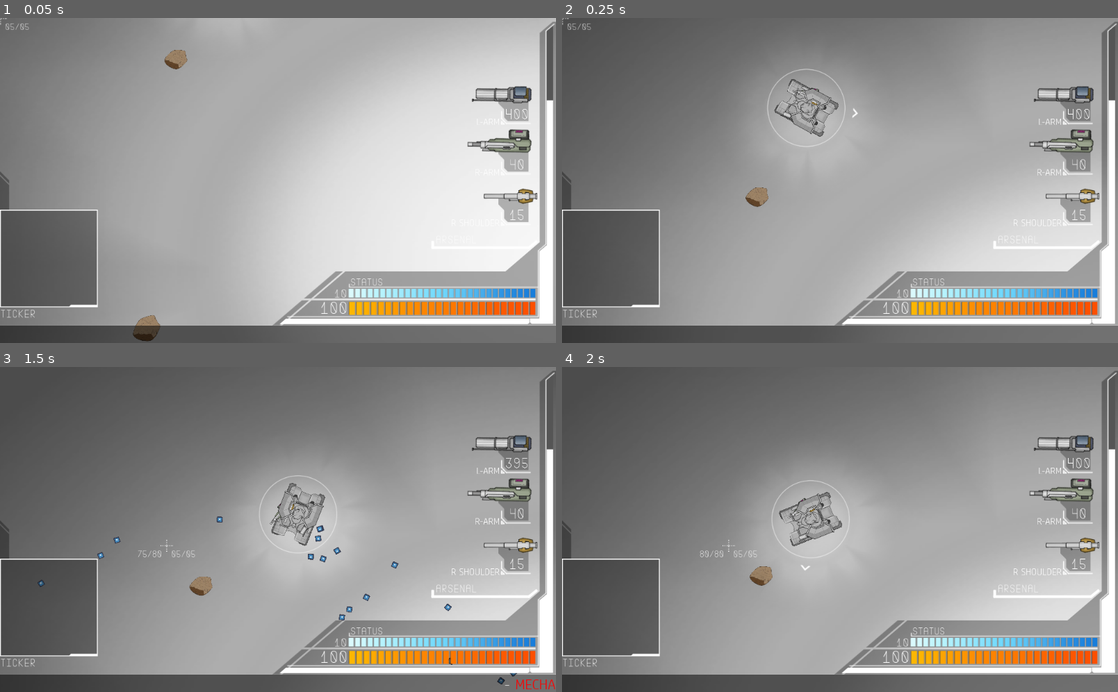
Above: before the commit, frames 1-4 (two rows, left to right).
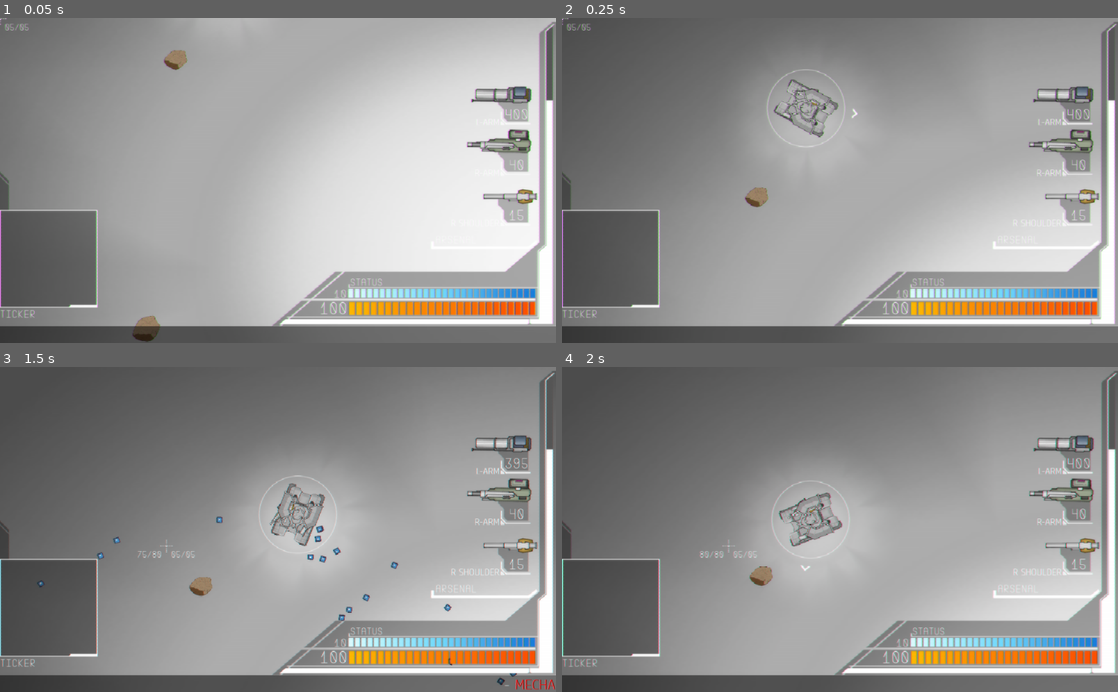
Above: after the commit, the same moments.

Repository: Littlerun-Bastion/Soulless-Steel
Game: Godot game, scene res://game/arena/Arena.tscn
Same seed, same stepped clock (60 frames per second), same inputs: the game is played once before the commit and once after it.
Inputs (mouse positions are in pixels of both pictures, inside the frame that each line leads up to):
- Up to frame 1 (0.05 s): no input
- Up to frame 2 (0.25 s): no input
- Up to frame 3 (1.5 s): tap Enter at 0.5 s; move the mouse to (400, 513) at 0.52 s; hold D (right) 0.53-1.28 s; tap C at 0.6 s; move the mouse to (166, 545) at 1.27 s; hold S (down) from 1.28 s (still down); click (166, 545) at 1.35 s
- Up to frame 4 (2 s): keep holding S (down); tap C at 1.55 s

The runs differ from the first frame. In frame 1, 2.7% of the frame differs, in the area x 0-100%, y 0-100%; in frame 2, 3.2%; in frame 3, 3.7%, in the area x 0-100%, y 1-100%; in frame 4, 3.6%.

Commit message:
Default shader values tweaked

Diff:
--- a/project/game/arena/Arena.gd
+++ b/project/game/arena/Arena.gd
@@ -30,6 +30,7 @@
 		if event.pressed and event.scancode == KEY_B:
 			$ShaderEffects/VCREffect.visible = !$ShaderEffects/VCREffect.visible
 		if event.pressed and event.scancode == KEY_C:
+			# warning-ignore:return_value_discarded
 			get_tree().change_scene("res://game/arena/Arena.tscn")
 
 
--- a/project/game/arena/Arena.tscn
+++ b/project/game/arena/Arena.tscn
@@ -16,11 +16,11 @@
 [sub_resource type="Shader" id=3]
 code = "shader_type canvas_item;
 
-uniform float barRange : hint_range(0.0, 0.1) = 0.05;
-uniform float barOffsetIntensity : hint_range(0.0, 0.01) = 0.001;
+uniform float barRange : hint_range(0.0, 0.1) = 0.01;
+uniform float barOffsetIntensity : hint_range(0.0, 0.01) = 0.000;
 uniform float noiseQuality : hint_range(1.0, 500) = 500;
-uniform float noiseIntensity : hint_range(0.0, 0.03) = 0.002;
-uniform float colorOffsetIntensity : hint_range(0.0, 2.0) = 1.2;
+uniform float noiseIntensity : hint_range(0.0, 0.03) = 0.000;
+uniform float colorOffsetIntensity : hint_range(0.0, 2.0) = 0.175;
 uniform float redMultiplier : hint_range(0.0, 0.01) = 0.006;
 uniform float redIntensity : hint_range(0.0, 1.0) = 1.0;
 uniform float greenMultiplier : hint_range(0.0, 0.01) = 0.0073;
@@ -74,10 +74,10 @@
 [sub_resource type="ShaderMaterial" id=4]
 shader = SubResource( 3 )
 shader_param/barRange = 0.05
-shader_param/barOffsetIntensity = 0.001
+shader_param/barOffsetIntensity = 0.0
 shader_param/noiseQuality = 500.0
-shader_param/noiseIntensity = 0.002
-shader_param/colorOffsetIntensity = 1.2
+shader_param/noiseIntensity = 0.0
+shader_param/colorOffsetIntensity = 0.175
 shader_param/redMultiplier = 0.006
 shader_param/redIntensity = 1.0
 shader_param/greenMultiplier = 0.0073
@@ -195,7 +195,6 @@
 layer = 2
 
 [node name="VCREffect" type="ColorRect" parent="ShaderEffects"]
-visible = false
 material = SubResource( 4 )
 anchor_right = 1.0
 anchor_bottom = 1.0
